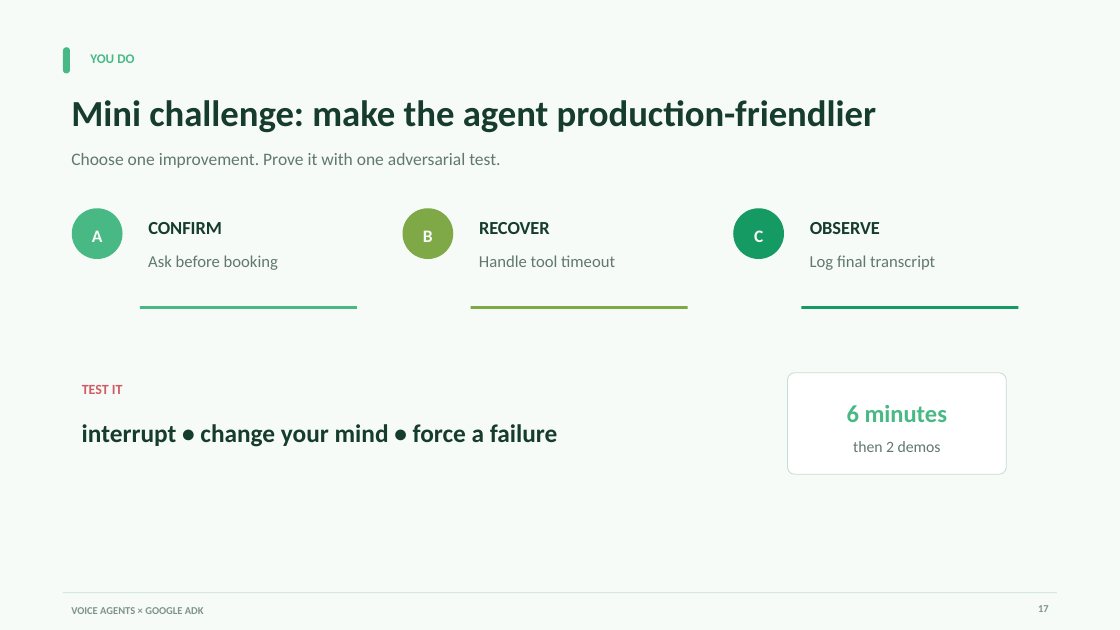
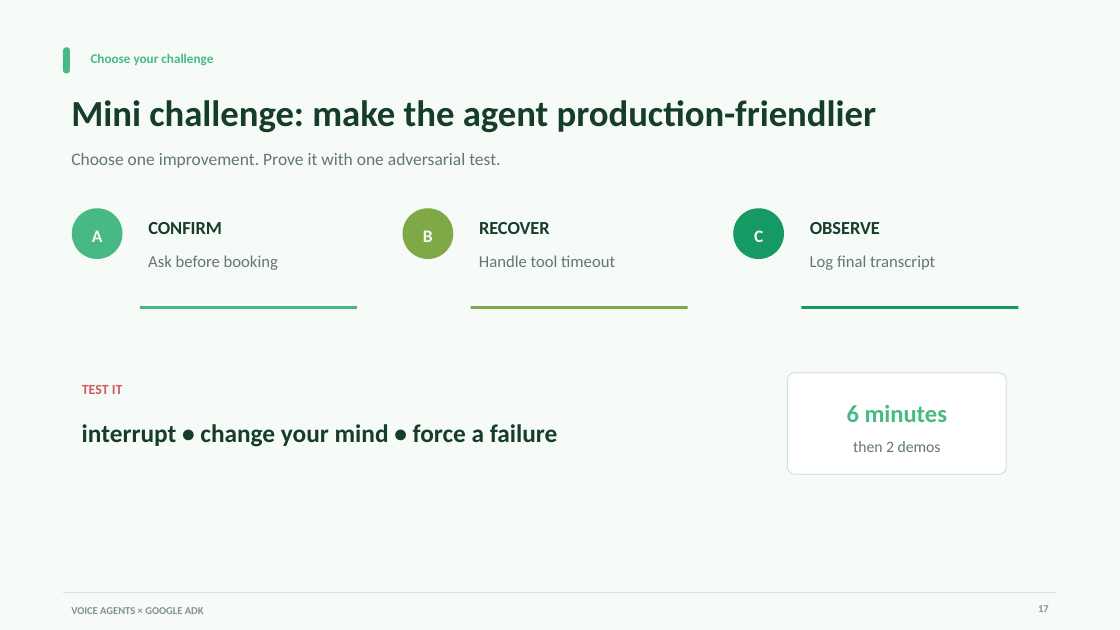
Before and after one commit to aswincsekar/adk-voice-workshop, a slide deck: slide 17 of slides/google-adk-voice-agents-workshop.pptx. Drawn at 1120x630 pixels with LibreOffice and Linux fonts; fonts in the diff are those of the drawing. Boxes give left, top, right and bottom in pixels: in the first picture for what was removed or moved away, otherwise in the second. Text is boxed around its words. In the diff, an @@ line names an element or a change of style, - is before the commit and + after.

```diff
--- a/slides/google-adk-voice-agents-workshop.pptx
+++ b/slides/google-adk-voice-agents-workshop.pptx
@@ text at [91,53,213,65]: text changed @@
-YOU DO
+Choose your challenge
```
Also in this commit, not shown: 17 other slides changed.
